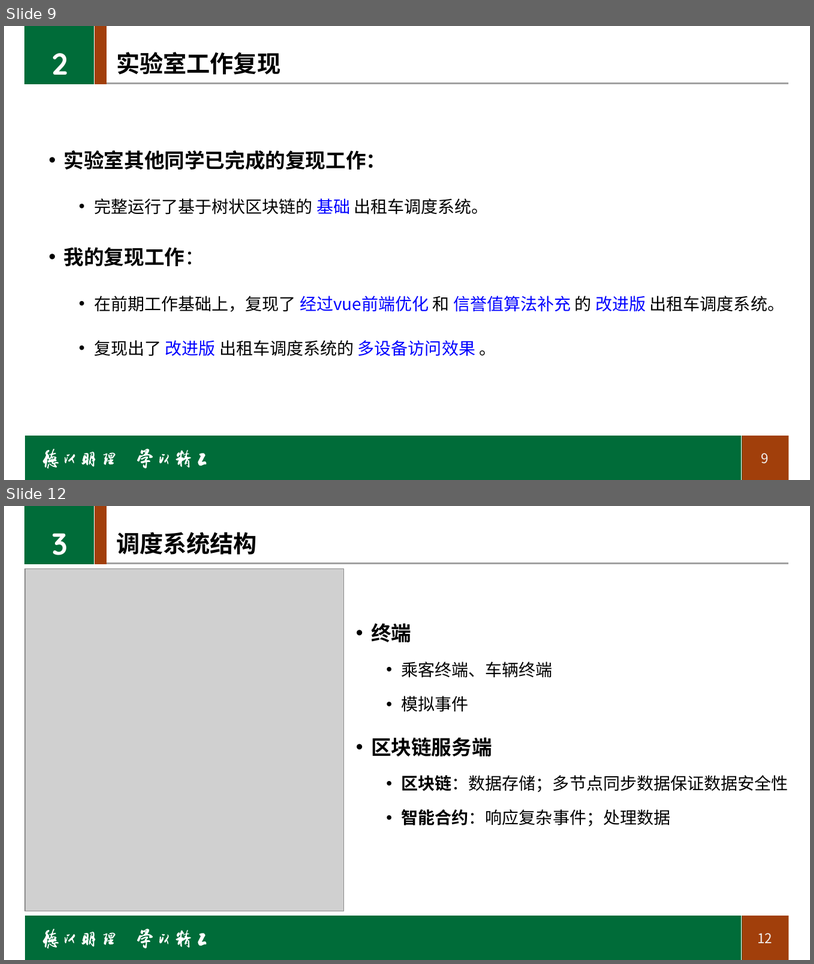
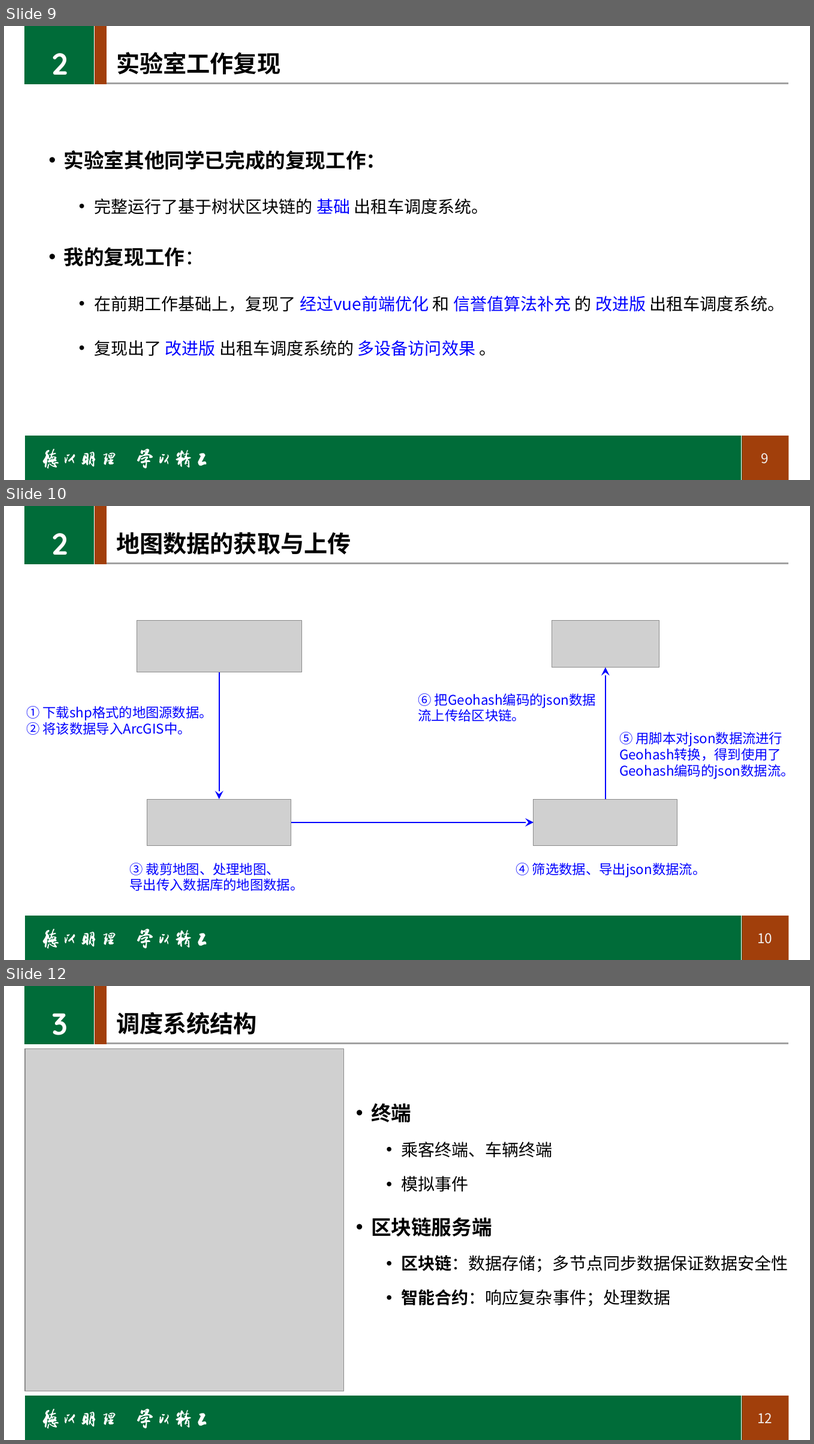
Before and after one commit to LancerEnk/GraduationDesign, a slide deck: doc/汇报ppt.pptx. Shown one above the other, each under a label of ours: slides 9 and 12 before the commit, slides 9, 10 and 12 after it; the slides between them are not shown. The pictures are 814x964 and 814x1444 pixels, drawn with LibreOffice and Linux fonts; fonts in the diff are those of the drawing; grey boxes stand for pictures; background and template pictures are left out. Boxes give left, top, right and bottom in pixels: in the first picture for what was removed or moved away, otherwise in the second. Text is boxed around its words. In the diff, an @@ line names an element or a change of style, - is before the commit and + after.

```diff
--- a/doc/汇报ppt.pptx
+++ b/doc/汇报ppt.pptx
@@ slide 10 added at (4,506,810,960), background #FFFFFF; not listed: 24 template elements that a slide beside it also shows @@
@@ text added at (51,533,68,555), 36 pt, text #FFFFFF, bold @@
+2
@@ title added at (116,532,351,555), 28 pt, text #000000, bold @@
+地图数据的获取与上传
@@ picture added at (137,621,302,672) @@
@@ picture added at (552,621,660,667) @@
@@ arrow added from (606, 799) to (606, 667), #0000FF 1.5 pt @@
@@ arrow added from (219, 672) to (219, 799), #0000FF 1.5 pt @@
@@ text added at (419,693,596,721), 16 pt, text #0000FF @@
+⑥ 把Geohash编码的json数据流上传给区块链。
@@ text added at (26,706,213,735), 16 pt, text #0000FF @@
+① 下载shp格式的地图源数据。
+② 将该数据导入ArcGIS中。
@@ text added at (620,732,795,778), 16 pt, text #0000FF @@
+⑤ 用脚本对json数据流进行 Geohash转换，得到使用了 Geohash编码的json数据流。
@@ picture added at (147,799,291,846) @@
@@ picture added at (534,799,678,846) @@
@@ arrow added from (291, 822) to (534, 822), #0000FF 1.5 pt @@
@@ text added at (129,862,303,891), 16 pt, text #0000FF @@
+③ 裁剪地图、处理地图、
+导出传入数据库的地图数据。
@@ text added at (516,862,707,877), 16 pt, text #0000FF @@
+④ 筛选数据、导出json数据流。
```
Also in this commit, not shown: 10 slides changed, 2 other slides added, 1 slide removed.
